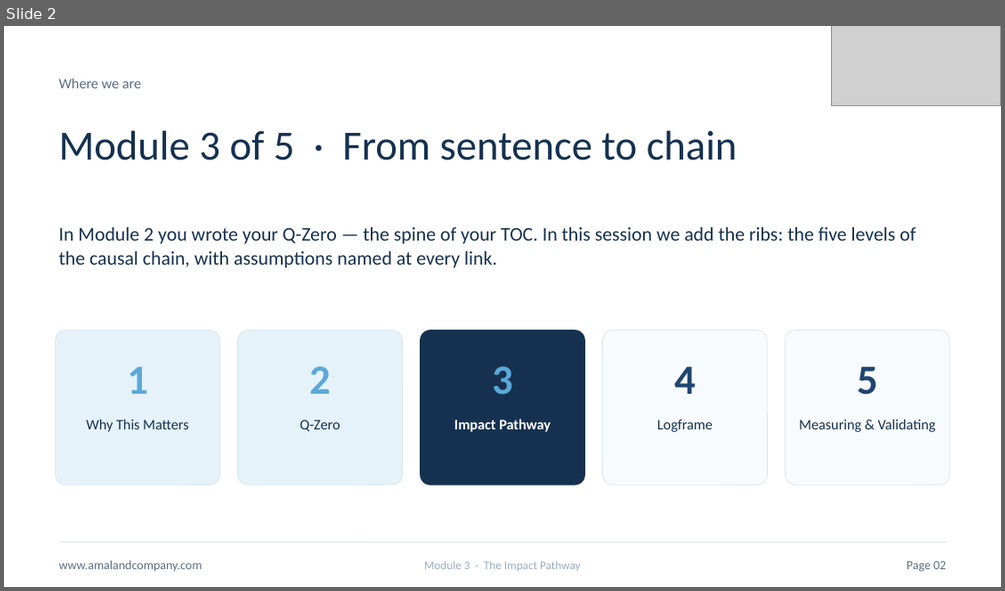
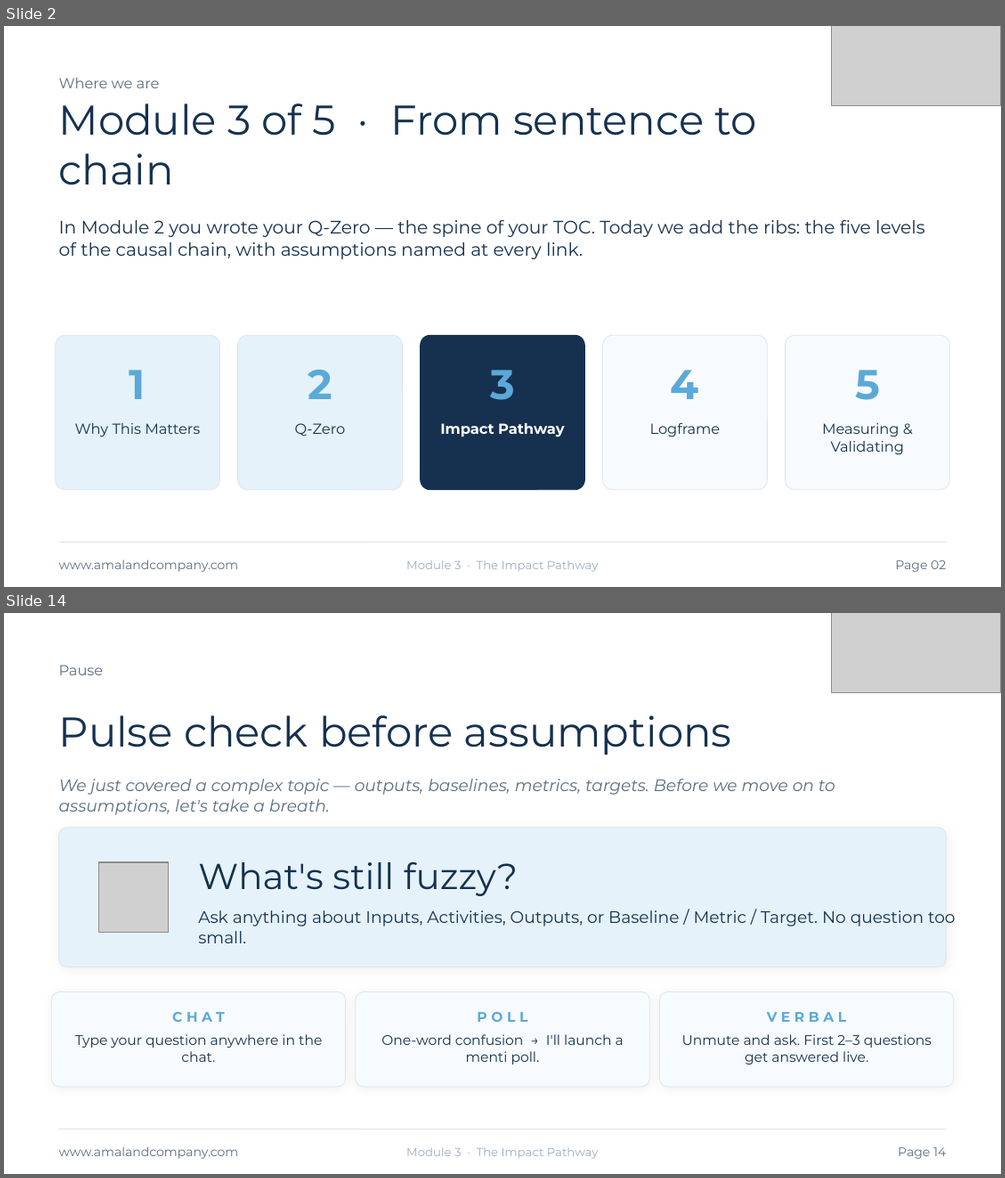
Before and after one commit to gihan-oss/TOCProgram, a slide deck: public/slides/module-3-impact-pathway.pptx. Shown one above the other, each under a label of ours: slide 2 before the commit, slides 2 and 14 after it; the slides between them are not shown. The pictures are 1005x591 and 1005x1178 pixels, drawn with LibreOffice and Linux fonts; fonts in the diff are those of the drawing; grey boxes stand for pictures. Boxes give left, top, right and bottom in pixels: in the first picture for what was removed or moved away, otherwise in the second. Text is boxed around its words. In the diff, an @@ line names an element or a change of style, - is before the commit and + after.

```diff
--- a/public/slides/module-3-impact-pathway.pptx
+++ b/public/slides/module-3-impact-pathway.pptx
@@ slide 14 added at (4,613,1001,1174), background #FFFFFF @@
@@ picture added at (832,613,1001,693) @@
@@ text added at (59,665,104,675), 10.5 pt, text #5A6F82 @@
+Pause
@@ text added at (59,715,732,755), 30 pt, text #15314F @@
+Pulse check before assumptions
@@ text added at (59,779,835,815), 12 pt, text #5A6F82, italic @@
+We just covered a complex topic — outputs, baselines, metrics, targets. Before we move on to assumptions, let's take a breath.
@@ rounded rectangle added at (59,827,946,967), fill #E5F2FA, outline #DCE6EE 0.5 pt @@
@@ picture added at (98,862,169,932) @@
@@ text added at (198,862,518,896), 26 pt, text #15314F @@
+What's still fuzzy?
@@ text added at (198,910,955,943), 12 pt, text #15314F @@
+Ask anything about Inputs, Activities, Outputs, or Baseline / Metric / Target. No question too small.
@@ rounded rectangle added at (51,992,345,1086), fill #F8FBFD, outline #DCE6EE 0.5 pt @@
@@ text added at (172,1012,225,1022), 10 pt, text #5BA9D8, bold @@
+CHAT
@@ rounded rectangle added at (355,992,649,1086), fill #F8FBFD, outline #DCE6EE 0.5 pt @@
@@ text added at (477,1012,527,1022), 10 pt, text #5BA9D8, bold @@
+POLL
@@ rounded rectangle added at (660,992,954,1086), fill #F8FBFD, outline #DCE6EE 0.5 pt @@
@@ text added at (767,1012,847,1022), 10 pt, text #5BA9D8, bold @@
+VERBAL
@@ text added at (75,1034,322,1062), 10 pt, text #15314F @@
+Type your question anywhere in the chat.
@@ text added at (381,1034,623,1064), 10 pt, text #15314F @@
+One-word confusion → I'll launch a menti poll.
@@ text added at (682,1034,931,1064), 10 pt, text #15314F @@
+Unmute and ask. First 2–3 questions get answered live.
@@ line added from (59, 1128) to (946, 1128), #DCE6EE 0.75 pt @@
@@ text added at (59,1146,239,1159), 9 pt, text #5A6F82 @@
+www.amalandcompany.com
@@ text added at (406,1147,599,1159), 8.5 pt, text #9AAEC0 @@
+Module 3 · The Impact Pathway
@@ text added at (898,1147,946,1159), 9 pt, text #5A6F82 @@
+Page 14
@@ slide 2 changed as well @@
@@ text at (59,220,925,259): text changed; size 14 to 13 pt; font Calibri to Montserrat @@
-In Module 2 you wrote your Q-Zero — the spine of your TOC. In this session we add the ribs: the five levels of the causal chain, with assumptions named at every link.
+In Module 2 you wrote your Q-Zero — the spine of your TOC. Today we add the ribs: the five levels of the causal chain, with assumptions named at every link.
@@ 5 rounded rectangles: place and size @@
-5 rounded rectangles at (56,330,949,484)
+5 rounded rectangles at (56,335,949,490)
@@ text "4" at (671,370,699,399): font Calibri to Montserrat, text colour #1F4570 to #5BA9D8 @@
@@ text "5" at (855,370,880,400): font Calibri to Montserrat, text colour #1F4570 to #5BA9D8 @@
@@ font Calibri to Montserrat in 13 elements at (59,78,160,88), (59,103,757,185), (59,559,239,572), (406,560,599,572), (895,560,946,572), (129,370,146,399), (75,423,200,436), (307,370,332,399), (295,423,346,436), (490,370,515,400), (822,423,904,455), (440,423,564,437), (650,423,720,437) @@
```
Also in this commit, not shown: 12 other slides changed, 10 other slides added, 2 slides removed.
